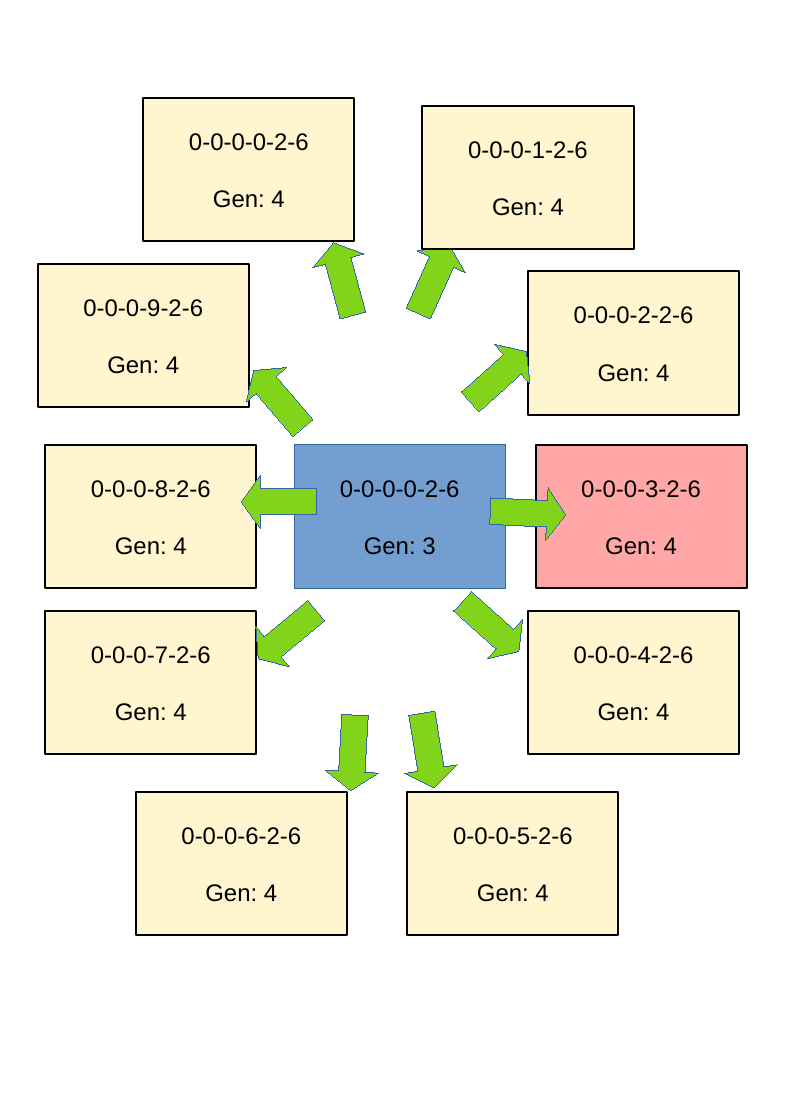
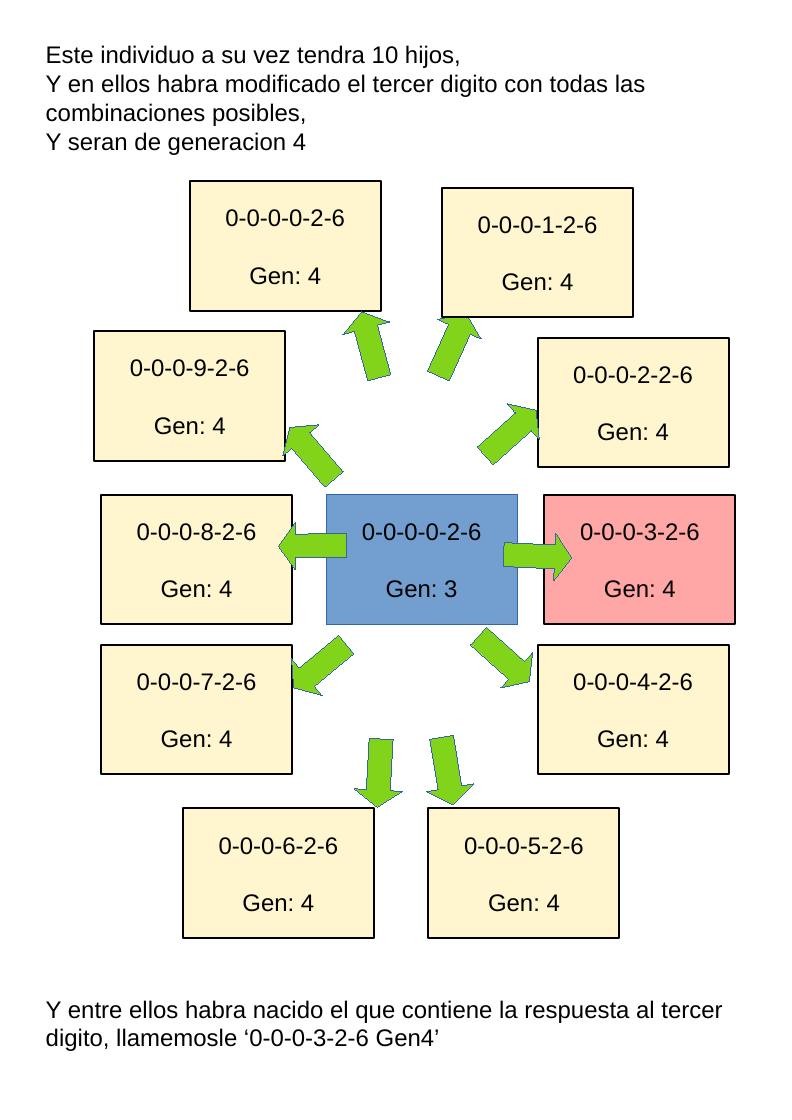
Before and after one commit to fabhrius/La-Cosa, a slide deck: slide 8 of capitulos/Otros ejemplos de resolucion de problemas/Ejemplos de resolucion de problemas mas complejos.odp. Drawn at 792x1120 pixels with LibreOffice and Linux fonts; fonts in the diff are those of the drawing. Boxes give left, top, right and bottom in pixels: in the first picture for what was removed or moved away, otherwise in the second. Text is boxed around its words. In the diff, an @@ line names an element or a change of style, - is before the commit and + after.

```diff
--- a/capitulos/Otros ejemplos de resolucion de problemas/Ejemplos de resolucion de problemas mas complejos.odp
+++ b/capitulos/Otros ejemplos de resolucion de problemas/Ejemplos de resolucion de problemas mas complejos.odp
@@ text added at box(46, 45, 646, 155), 18 pt, text #000000 @@
+Este individuo a su vez tendra 10 hijos,
+Y en ellos habra modificado el tercer digito con todas las combinaciones posibles,
+Y seran de generacion 4
@@ rectangle "0-0-0-0-2-6": place and size @@
-rectangle "0-0-0-0-2-6" at box(144, 98, 354, 241)
+rectangle "0-0-0-0-2-6" at box(190, 181, 380, 310)
@@ rectangle "0-0-0-1-2-6": place and size @@
-rectangle "0-0-0-1-2-6" at box(422, 105, 633, 249)
+rectangle "0-0-0-1-2-6" at box(442, 188, 633, 317)
@@ up arrow: place and size @@
-up arrow at box(308, 236, 379, 323)
+up arrow at box(339, 305, 403, 383)
@@ up arrow: place and size @@
-up arrow at box(394, 234, 473, 324)
+up arrow at box(416, 303, 488, 385)
@@ rectangle "0-0-0-9-2-6": place and size @@
-rectangle "0-0-0-9-2-6" at box(37, 264, 248, 408)
+rectangle "0-0-0-9-2-6" at box(94, 331, 284, 461)
@@ rectangle "0-0-0-2-2-6": place and size @@
-rectangle "0-0-0-2-2-6" at box(528, 271, 738, 415)
+rectangle "0-0-0-2-2-6" at box(537, 338, 728, 467)
@@ up arrow: place and size @@
-up arrow at box(234, 353, 323, 445)
+up arrow at box(272, 412, 353, 495)
@@ up arrow: place and size @@
-up arrow at box(453, 332, 544, 422)
+up arrow at box(469, 392, 552, 473)
@@ rectangle "0-0-0-8-2-6": place and size @@
-rectangle "0-0-0-8-2-6" at box(45, 445, 256, 589)
+rectangle "0-0-0-8-2-6" at box(102, 494, 292, 623)
@@ rectangle "0-0-0-0-2-6": place and size @@
-rectangle "0-0-0-0-2-6" at box(294, 445, 505, 589)
+rectangle "0-0-0-0-2-6" at box(327, 494, 517, 623)
@@ rectangle "0-0-0-3-2-6": place and size @@
-rectangle "0-0-0-3-2-6" at box(535, 445, 746, 589)
+rectangle "0-0-0-3-2-6" at box(544, 494, 735, 623)
@@ up arrow: place and size @@
-up arrow at box(241, 475, 317, 528)
+up arrow at box(278, 521, 346, 570)
@@ up arrow: place and size @@
-up arrow at box(489, 485, 567, 541)
+up arrow at box(502, 530, 572, 581)
@@ up arrow: place and size @@
-up arrow at box(241, 590, 333, 679)
+up arrow at box(278, 626, 361, 706)
@@ up arrow: place and size @@
-up arrow at box(445, 582, 537, 672)
+up arrow at box(462, 618, 545, 699)
@@ rectangle "0-0-0-7-2-6": place and size @@
-rectangle "0-0-0-7-2-6" at box(45, 611, 256, 755)
+rectangle "0-0-0-7-2-6" at box(102, 645, 292, 774)
@@ rectangle "0-0-0-4-2-6": place and size @@
-rectangle "0-0-0-4-2-6" at box(528, 611, 738, 755)
+rectangle "0-0-0-4-2-6" at box(537, 645, 728, 774)
@@ up arrow: place and size @@
-up arrow at box(324, 714, 381, 792)
+up arrow at box(353, 737, 405, 808)
@@ up arrow: place and size @@
-up arrow at box(396, 709, 460, 792)
+up arrow at box(418, 733, 476, 808)
@@ rectangle "0-0-0-6-2-6": place and size @@
-rectangle "0-0-0-6-2-6" at box(136, 792, 347, 936)
+rectangle "0-0-0-6-2-6" at box(183, 808, 373, 938)
@@ rectangle "0-0-0-5-2-6": place and size @@
-rectangle "0-0-0-5-2-6" at box(407, 792, 618, 936)
+rectangle "0-0-0-5-2-6" at box(428, 808, 619, 938)
@@ text added at box(46, 1000, 722, 1051), 18 pt, text #000000 @@
+Y entre ellos habra nacido el que contiene la respuesta al tercer digito, llamemosle ‘0-0-0-3-2-6 Gen4’
```
Also in this commit, not shown: 6 other slides changed.
